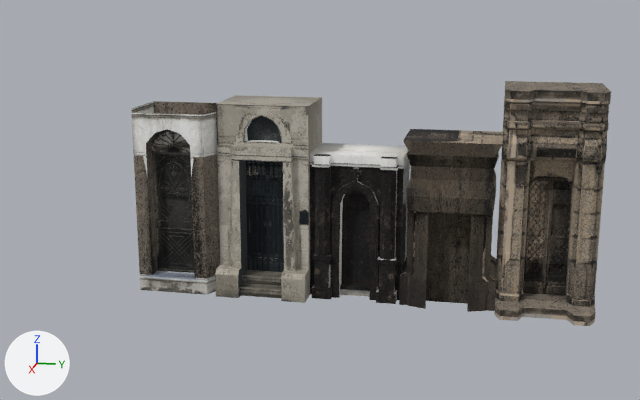
Two versions of the glTF model godot/meshes/tomb/bovedas.glb, one commit apart.
Both versions are drawn from a 50 mm lens placed at (19.5, -1.15, 6.69), pointed at (1.06, -4.84, 2.08). Arrows for +X, +Y and +Z are at lower left; the lights stay in place. Objects named as collision shapes, trigger or cutter boxes, shadow casters or lower levels of detail are left out. Where no turn or scale is listed for an object, it has been applied to the vertices.

Objects in the first picture: 'bov1', 'bov2', 'bov3', 'bov4', 'bov5'.
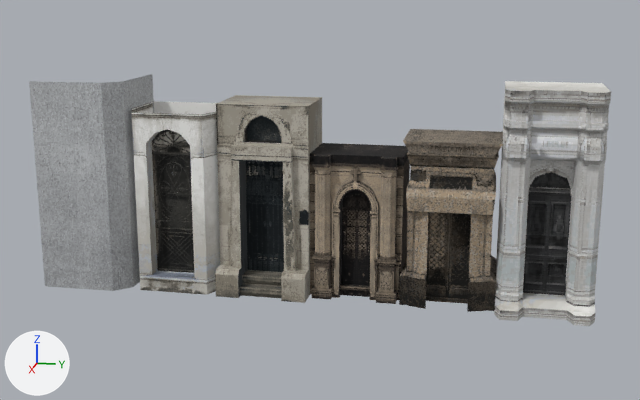
Where the change shows, as pixel boxes (x1, y1, x2, y2) in the pictures (640 x 400 px):
```json
{"object": "bov1", "change": "surface changed", "before": [494, 81, 611, 326], "after": [494, 81, 611, 326]}
{"object": "Pared", "change": "added", "after": [29, 74, 154, 291]}
{"object": "bov2", "change": "surface changed", "before": [399, 129, 503, 312], "after": [399, 129, 503, 312]}
{"object": "bov5", "change": "surface changed", "before": [131, 101, 220, 286], "after": [131, 101, 220, 286]}
{"object": "bov3", "change": "surface changed", "before": [309, 143, 410, 304], "after": [309, 143, 410, 304]}
```

Scene script edits in JSON lines:
```json
{"op": "add", "block": "img_pared", "code": ["img_pared = load_image('pared', '_unpacked/pared', 229, 251, 'sRGB')"]}
{"op": "set", "path": "mat_bov1.texture", "old": "img_image_0", "new": "img_image_6"}
{"op": "set", "path": "mat_bov5texa.texture", "old": "img_image_1", "new": "img_image_7"}
{"op": "set", "path": "mat_bov2.texture", "old": "img_image_2", "new": "img_image_0"}
{"op": "set", "path": "mat_bov2tex.texture", "old": "img_image_3", "new": "img_image_1"}
{"op": "set", "path": "mat_bov3.texture", "old": "img_image_5", "new": "img_image_3"}
{"op": "set", "path": "mat_bov3tex.texture", "old": "img_image_6", "new": "img_image_4"}
{"op": "set", "path": "mat_bov3texb.texture", "old": "img_image_7", "new": "img_image_5"}
{"op": "add", "block": "mat_pared", "code": ["mat_pared = principled_material('pared')", "mat_pared.texture = img_pared", "mat_pared.roughness = 1.0"]}
{"op": "add", "block": "me_cube_012", "code": ["me_cube_012 = bpy.data.meshes.new('Cube.012')", "me_cube_012.from_pydata(...)  # 8 vertices, 6 faces; spans x 0.0..2.0, y -1.0..1.0, z 0.0..4.63", "me_cube_012.materials.append(mat_pared)  # picture img_pared"]}
{"op": "add", "block": "ob_pared", "code": ["ob_pared = bpy.data.objects.new('Pared', me_cube_012)", "ob_pared.location = (0.0, -10.0, 0.0)"]}
```
